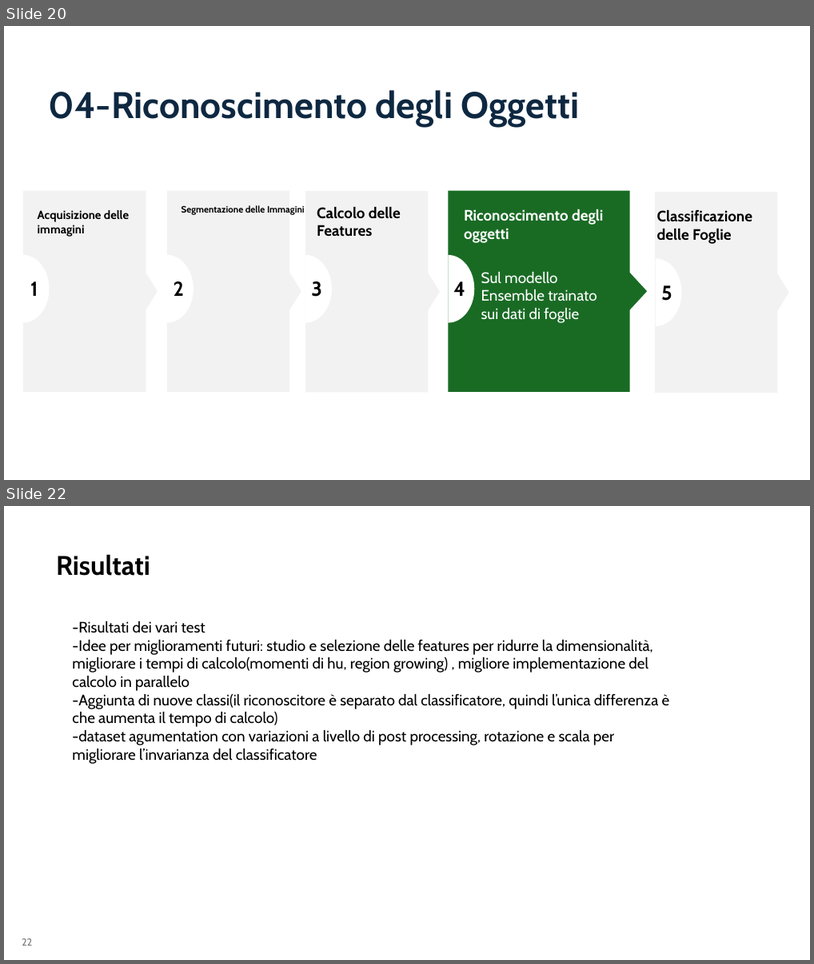
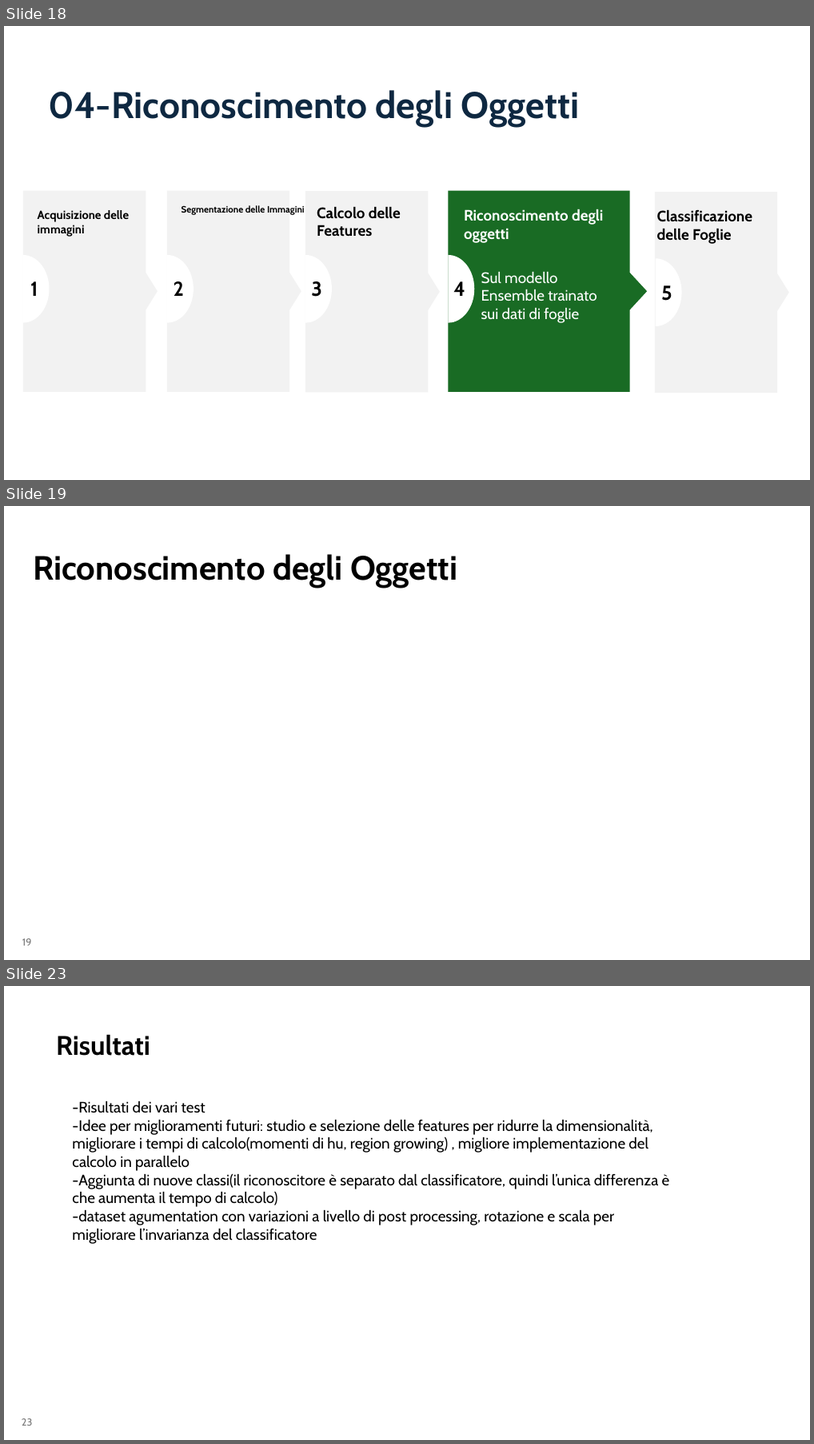
Before and after one commit to aleeteo/leaf_ID, a slide deck: presentazione/ProjectLeafWIP.pptx. Shown one above the other, each under a label of ours: slides 20 and 22 before the commit, slides 18, 19 and 23 after it; the slides between them are not shown. The pictures are 814x964 and 814x1444 pixels, drawn with LibreOffice and Linux fonts; fonts in the diff are those of the drawing. Boxes give left, top, right and bottom in pixels: in the first picture for what was removed or moved away, otherwise in the second. Text is boxed around its words. In the diff, an @@ line names an element or a change of style, - is before the commit and + after.

```diff
--- a/presentazione/ProjectLeafWIP.pptx
+++ b/presentazione/ProjectLeafWIP.pptx
@@ slide 19 added at <box>4,506,810,960</box>, background #FFFFFF @@
@@ title added at <box>33,554,458,588</box>, 40 pt, text #000000, bold @@
+Riconoscimento degli Oggetti
@@ page number added at <box>22,938,32,945</box>, 12 pt, text #797979 @@
+19
@@ what was slide 20 is now slide 18 @@
@@ what was slide 22 is now slide 23 @@
```
Also in this commit, not shown: 3 slides changed, 4 other slides added, 1 slide removed.
